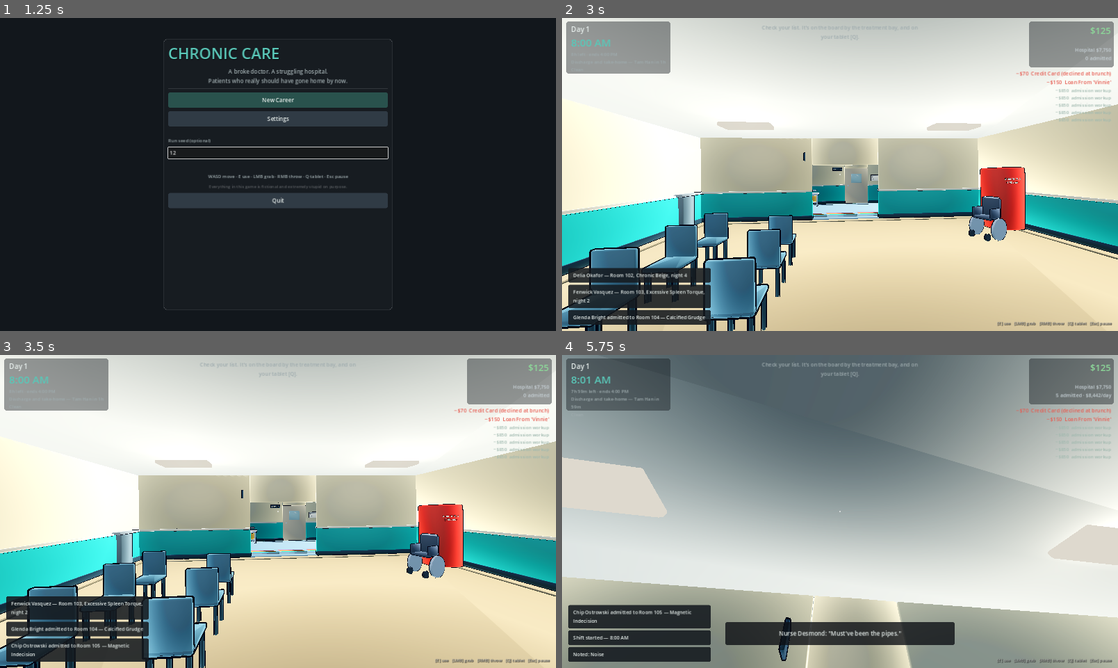
Above: before the commit, frames 1-4 (two rows, left to right).
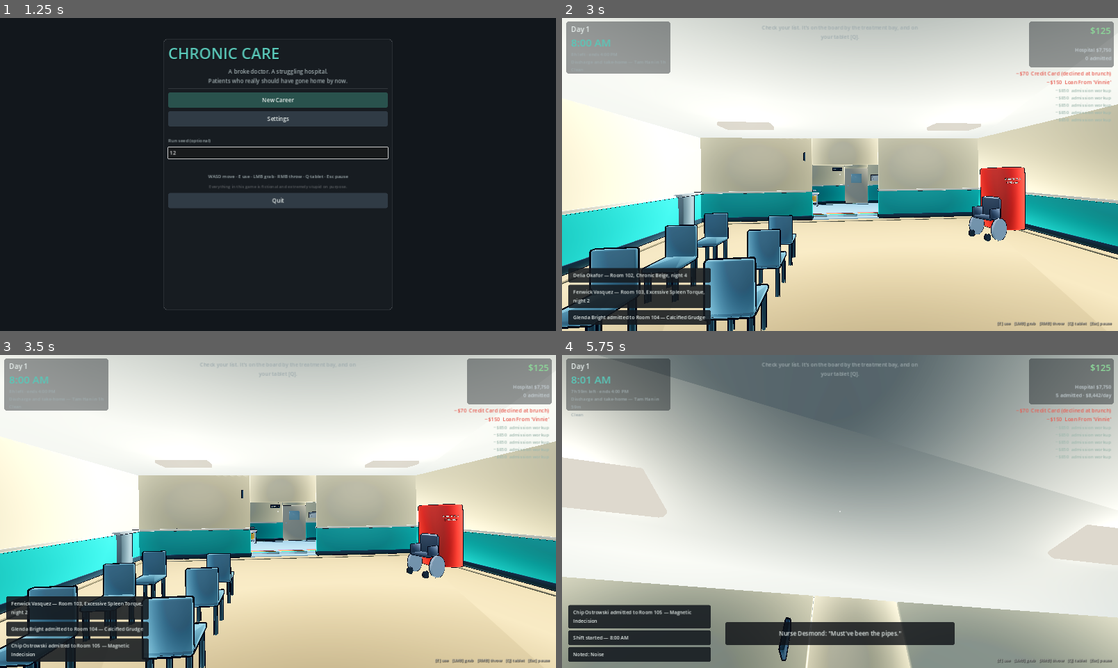
Above: after the commit, the same moments.

Repository: masonobegi/crypts-of-chaos
Game: Godot game, scene res://scenes/Boot.tscn
The game is run twice, just before and just after one commit, with the same random seed, the same clock (stepped at 60 frames per second) and the same inputs.
Inputs (mouse positions are in pixels of both pictures, inside the frame that each line leads up to):
- Up to frame 1 (1.25 s): click (278, 152) at 0.52 s; type "12" at 0.6 s
- Up to frame 2 (3 s): click "New Career" at 1.25 s; click "Read the morning brief" at 2 s; click "Clock in" at 2.75 s
- Up to frame 3 (3.5 s): no input
- Up to frame 4 (5.75 s): move the mouse to (867, 511) at 3.52 s; hold E (interact) 3.53-4.28 s; hold W (move_forward) from 3.53 s (still down); tap Space (jump) at 3.77, 4.52 s; tap Shift (sprint) at 3.8, 4.35 s; move the mouse to (812, 511) at 4.27 s; tap E (interact) at 4.55 s; move the mouse to (851, 505) at 5.02 s; hold Shift (sprint) from 5.03 s (still down); tap T (chart) at 5.1 s

Frame 1 is identical in both runs. In frame 2, 0.3% of the frame differs, in the area x 45-76%, y 46-65%; in frame 3, 0.3%; in frame 4, 19%, in the area x 0-45%, y 0-64%.

Commit message:
The machine now does something to somebody

Diff:
--- a/scripts/npc/patient_npc.gd
+++ b/scripts/npc/patient_npc.gd
@@ -41,6 +41,7 @@
 		p_bed.occupant = self
 
 func _physics_process(delta: float) -> void:
+	_tick_cycle(delta)
 	_hold_bed_pose(delta)
 	super._physics_process(delta)
 	_timer -= delta
@@ -88,6 +89,52 @@
 		return
 	set_asleep(RNG.chance("patient_sleep", float(
 		SLEEP_CHANCE.get(GameState.shift_kind, 0.06))))
+
+## Being in a machine cycle, from the patient's side.
+##
+## The treatment used to happen entirely on the doctor's side of the room: a
+## button, a noise, a toast. The person it was being done TO did nothing at all,
+## which made the whole act read as operating equipment rather than as treating
+## somebody. They twitch for the length of the cycle now, harder the further the
+## dial is from where it should be, and they say something about it — which is
+## also the honest tell, because a patient noticing is how this gets reported.
+var _cycle_t := 0.0
+var _cycle_strength := 0.0
+
+func undergo_cycle(seconds: float, deviation: int) -> void:
+	_cycle_t = maxf(seconds, 0.3)
+	# Capped low. Startle drives an arm flail, and re-applying it every frame
+	# for two and a half seconds took a patient from "shuddering" to "windmilling
+	# both arms over their head in bed" — which is funny once and looks broken
+	# every time after that.
+	_cycle_strength = clampf(0.14 + float(deviation) * 0.06, 0.14, 0.38)
+	wake_up()
+	startle(minf(0.35 + float(deviation) * 0.18, 1.0))
+	if deviation >= 3:
+		say(String(RNG.pick("cycle_bark_bad", [
+			"That is — that is a LOT.",
+			"Ow. Ow, that's — is it meant to do that?",
+			"Turn it down. Turn it DOWN.",
+			"I can feel that in my back teeth.",
+		])), 3.0)
+	elif deviation >= 1:
+		say(String(RNG.pick("cycle_bark_off", [
+			"Hm. That's warmer than last time.",
+			"Is that the usual setting?",
+			"Oh. That's new.",
+		])), 2.6)
+	elif RNG.chance("cycle_bark_ok", 0.4):
+		say(String(RNG.pick("cycle_bark_ok_line", [
+			"Oh, that's the good one.", "Mm. That's better.", "That's the one, yes.",
+		])), 2.4)
+
+func _tick_cycle(delta: float) -> void:
+	if _cycle_t <= 0.0:
+		return
+	_cycle_t = maxf(0.0, _cycle_t - delta)
+	# Re-applied every frame rather than set once: startle decays, and what this
+	# wants is a sustained shudder for as long as the machine is running.
+	startle(_cycle_strength * delta * 1.6)
 
 func set_asleep(v: bool) -> void:
 	if asleep == v:
--- a/scripts/world/machine.gd
+++ b/scripts/world/machine.gd
@@ -38,6 +38,16 @@
 var _dial_settle := 1.0
 var _announced_dial := -1
 
+## The cycle. `_cycle_t` counts DOWN while the machine is working.
+var _emitter: Node3D = null
+var _glow: MeshInstance3D = null
+var _beam_light: OmniLight3D = null
+var _motes: Array[MeshInstance3D] = []
+var _cycle_t := 0.0
+var _cycle_len := 0.0
+var _cycle_dev := 0
+var _cycle_target: Node3D = null
+
 func build(disp: String) -> void:
 	fixture_name = disp
 	var body := Build.mat(Color(0.86, 0.88, 0.90))
@@ -63,6 +73,37 @@
 	_dial_label = Build.label3d("5", 0.14, Color(1, 1, 1), false)
 	_dial_label.position = Vector3(-0.32, 0.78, 0.41)
 	add_child(_dial_label)
+
+	# The emitter: the part that points at the patient and does the thing.
+	# There was no such part. A treatment was three seconds of holding a button
+	# followed by a line of text, and the single most important act in the game
+	# had no physical presence at all — you could not have pointed at the moment
+	# it happened.
+	_emitter = Node3D.new()
+	_emitter.position = Vector3(0, 1.05, 0.42)
+	add_child(_emitter)
+	var horn := Build.mi(Build.cyl_mesh(0.13, 0.22, 12),
+		Build.mat(Color(0.62, 0.66, 0.70), 0.4, 0.2), Vector3(0, 0, 0.11))
+	horn.rotation.x = PI * 0.5
+	_emitter.add_child(horn)
+	_glow = Build.mi(Build.sphere_mesh(0.085), Build.unshaded(Color(0.5, 0.95, 0.8)),
+		Vector3(0, 0, 0.20))
+	_glow.visible = false
+	_emitter.add_child(_glow)
+	_beam_light = OmniLight3D.new()
+	_beam_light.omni_range = 2.4
+	_beam_light.light_energy = 0.0
+	_beam_light.shadow_enabled = false
+	_emitter.add_child(_beam_light)
+
+	# Six motes that travel from the horn to whatever is in front of it. Cheap,
+	# and the difference between "a machine is on" and "a machine is doing
+	# something TO somebody".
+	for i in 6:
+		var mote := Build.mi(Build.sphere_mesh(0.018), Build.unshaded(Color(0.6, 1.0, 0.85)))
+		mote.visible = false
+		_emitter.add_child(mote)
+		_motes.append(mote)
 	_refresh()
 
 # ------------------------------------------------------------------ display
@@ -185,7 +226,82 @@
 	var pr := _prompt_for(player, held)
 	EventBus.interact_prompt.emit(String(pr[0]), String(pr[1]))
 
+## Start the visible cycle. Called by the run button the moment the hold
+## completes, and it runs for a second and a half AFTER the treatment has
+## already been applied — because standing next to a machine that is obviously
+## working is the exposure, and a treatment that resolves the instant you let go
+## of the button has no exposure in it at all.
+func begin_cycle(seconds: float, deviation: int, target: Node3D) -> void:
+	_cycle_len = maxf(seconds, 0.4)
+	_cycle_t = _cycle_len
+	_cycle_dev = absi(deviation)
+	_cycle_target = target
+	if _glow:
+		_glow.visible = true
+
+func is_running() -> bool:
+	return _cycle_t > 0.0
+
+## The colour of the whole event. Green at the prescribed setting, amber as it
+## drifts, red at the extremes — the same three-step language the lamp already
+## speaks, so nothing new has to be learned to read it.
+func _cycle_colour() -> Color:
+	if _cycle_dev >= 4:
+		return Color(1.0, 0.38, 0.30)
+	if _cycle_dev >= 2:
+		return Color(1.0, 0.74, 0.24)
+	return Color(0.50, 0.98, 0.78)
+
+func _tick_cycle(delta: float) -> void:
+	if _cycle_t <= 0.0:
+		return
+	_cycle_t = maxf(0.0, _cycle_t - delta)
+	var phase: float = 1.0 - (_cycle_t / maxf(_cycle_len, 0.001))
+	var col := _cycle_colour()
+	# A wobble that gets faster and rougher the further the dial is from where
+	# it should be. Nothing says so; it is just harder to stand next to.
+	var rough: float = 1.0 + float(_cycle_dev) * 0.8
+	var pulse: float = 0.55 + 0.45 * sin(phase * TAU * (2.0 + rough))
+
+	if _glow:
+		_glow.visible = true
+		_glow.material_override = Build.unshaded(col)
+		var sc: float = 0.7 + pulse * (0.5 + float(_cycle_dev) * 0.12)
+		_glow.scale = Vector3.ONE * sc
+	if _beam_light:
+		_beam_light.light_color = col
+		_beam_light.light_energy = pulse * (0.9 + float(_cycle_dev) * 0.16)
+
+	# Motes travel out of the horn towards whoever is in front of it, on
+	# staggered offsets so they read as a stream rather than a pulse.
+	var reach := 1.1
+	if _cycle_target != null and is_instance_valid(_cycle_target) and _emitter != null:
+		reach = clampf(_emitter.global_position.distance_to(
+			_cycle_target.global_position), 0.5, 1.7)
+	for i in _motes.size():
+		var m: MeshInstance3D = _motes[i]
+		var t: float = fposmod(phase * (1.4 + rough * 0.25) + float(i) / float(_motes.size()), 1.0)
+		m.visible = true
+		m.material_override = Build.unshaded(col)
+		var wob: float = sin(t * TAU * 2.0 + float(i)) * 0.022 * float(1 + _cycle_dev)
+		m.position = Vector3(wob, wob * 0.6, 0.22 + t * reach)
+		m.scale = Vector3.ONE * (1.0 - t * 0.55)
+
+	if _cycle_t <= 0.0:
+		_end_cycle()
+
+func _end_cycle() -> void:
+	if _glow:
+		_glow.visible = false
+		_glow.scale = Vector3.ONE
+	if _beam_light:
+		_beam_light.light_energy = 0.0
+	for m in _motes:
+		m.visible = false
+	_cycle_target = null
+
 func _process(delta: float) -> void:
+	_tick_cycle(delta)
 	# A panel left hanging open is a panel somebody will notice. It shuts itself
 	# once you have walked away from it.
 	if _panel_open:
--- a/scripts/world/run_button.gd
+++ b/scripts/world/run_button.gd
@@ -31,10 +31,24 @@
 	if p == null:
 		EventBus.toast.emit("The cycle runs. There is nobody in it.", "info")
 		AudioMgr.play_at_var("machine_on", global_position, -14.0)
+		machine.begin_cycle(1.6, 0, null)
 		return
 	# Straight into the world. No modal, nothing paused: the machine makes its
 	# noise, the patient reacts where you can see them, and whoever is standing
 	# in the doorway gets to watch you do it.
+	#
+	# The cycle is started BEFORE the treatment resolves and outlasts it by a
+	# second and a half. That gap is the whole point: a machine that finishes
+	# the instant you let go of the button costs you nothing to use, and the
+	# exposure in this game is the time you spend standing next to one that is
+	# obviously working.
+	var body = null
+	var ps = get_tree().get_first_node_in_group("patient_system")
+	if ps != null:
+		body = ps.get_body(p.id)
+	machine.begin_cycle(2.4, machine.dial - machine.prescribed, body)
+	if body != null and body.has_method("undergo_cycle"):
+		body.undergo_cycle(2.4, absi(machine.dial - machine.prescribed))
 	ts.run_machine(machine, p)
 	var rs = get_tree().get_first_node_in_group("records_system")
 	if rs:
--- a/tests/shot_impl.gd
+++ b/tests/shot_impl.gd
@@ -172,6 +172,9 @@
 	# Down the bed from the foot the headboard is between the camera and the
 	# patient (it is 1.06 x 0.5 and sits at z -1.05), and off to one side you
 	# get the back of a head behind an IV stand.
+	# The machine mid-cycle, dialled well past the prescribed setting: the one
+	# act the whole game is about, which nothing had ever photographed.
+	["04c_cycle", Vector3(5.6, 1.5, 8.2), Vector3(3.4, 1.15, 9.9), "cycle"],
 	["04b_bedside", Vector3(5.1, 1.68, 8.8), Vector3(3.05, 1.14, 9.9)],
 	["05_nurses_station", Vector3(15.0, 1.7, -1.5), Vector3(15.0, 1.2, -7.0)],
 	["06_treatment_bay", Vector3(24.0, 1.7, -2.0), Vector3(24.0, 1.3, -9.0)],
@@ -244,6 +247,35 @@
 	if game != null and game.hospital != null:
 		game.hospital.refresh_fittings()
 
+## Fire a machine cycle in Room 101 and hold it open.
+##
+## The central act of the game is a two-and-a-half second event, and every other
+## shot in this harness is of a room standing still — so the one thing the
+## player spends the game doing had never been photographed at all.
+##
+## Re-triggered every settle frame so the cycle is still running when the
+## shutter opens; without that the shot lands after it has finished and is a
+## picture of a machine doing nothing, which is the state it was already in.
+func _start_a_cycle() -> void:
+	var m = null
+	for f in tree.get_nodes_in_group("fixture"):
+		if f is TreatmentMachine and String(f.room_key) == "ward_101":
+			m = f
+			break
+	if m == null:
+		return
+	m.dial = m.prescribed + 5
+	m._refresh()
+	var body = null
+	if game.patient_system != null:
+		for pt in game.patient_system.active():
+			if String(pt.room) == "ward_101":
+				body = game.patient_system.get_body(pt.id)
+				break
+	m.begin_cycle(3.0, 5, body)
+	if body != null:
+		body.undergo_cycle(3.0, 5)
+
 ## Hand it all back.
 ##
 ## _buy_everything used to be permanent, so every shot after the kitted-out
@@ -294,6 +326,8 @@
 	var shot: Array = SHOTS[index]
 	if shot.size() > 3 and String(shot[3]) == "unlock":
 		_unlock_departments()
+	if shot.size() > 3 and String(shot[3]) == "cycle":
+		_start_a_cycle()
 	if shot.size() > 3 and String(shot[3]) == "kitted":
 		_buy_everything()
 	if shot.size() > 3 and String(shot[3]) == "unkit":
--- a/tests/test_systems.gd
+++ b/tests/test_systems.gd
@@ -1021,3 +1021,56 @@
 	var n := Settings.values.size()
 	Settings.set_value("turbo_mode", true)
 	t.eq(Settings.values.size(), n, "a key that is not in DEFAULTS is not stored")
+
+# ------------------------------------------------------------------ the cycle
+#
+# The central act of the game — running a machine on somebody — used to be a
+# three-second button hold followed by a line of text. Nothing physical
+# happened, on either side of the room. These assert that it does now, and in
+# particular that the machine keeps running after the treatment has resolved,
+# because that gap is the exposure and the exposure is the game.
+
+func test_a_machine_cycle_is_a_visible_event() -> void:
+	var m := TreatmentMachine.new()
+	m.machine_id = "machine_vibe"
+	m.treatment_id = "vibe_stabilize"
+	m.units = "TEST INDEX"
+	m.build("Test Machine")
+	t.ok(not m.is_running(), "a machine at rest is not running")
+	m.begin_cycle(2.0, 0, null)
+	t.ok(m.is_running(), "starting a cycle runs it")
+	m._tick_cycle(0.5)
+	t.ok(m.is_running(), "and it is still going half a second later")
+	m._tick_cycle(2.0)
+	t.ok(not m.is_running(), "and stops when its time is up")
+	m.free()
+
+func test_how_wrong_the_dial_is_changes_what_you_see() -> void:
+	var m := TreatmentMachine.new()
+	m.machine_id = "machine_vibe"
+	m.treatment_id = "vibe_stabilize"
+	m.build("Test Machine")
+	m.begin_cycle(1.0, 0, null)
+	var ok_colour: Color = m._cycle_colour()
+	m.begin_cycle(1.0, 5, null)
+	var bad_colour: Color = m._cycle_colour()
+	t.ok(ok_colour != bad_colour,
+		"a cycle at the prescribed setting does not look like one at the extreme")
+	t.gt(bad_colour.r, ok_colour.r, "and the wrong one is the redder of the two")
+	m.free()
+
+func test_the_patient_is_in_the_room_for_it() -> void:
+	var b := PatientNPC.new()
+	t.near(b._cycle_t, 0.0, 0.001, "nobody is mid-treatment to begin with")
+	b.undergo_cycle(2.0, 4)
+	t.gt(b._cycle_t, 0.0, "being in a cycle is a state the patient is in")
+	var gentle := PatientNPC.new()
+	gentle.undergo_cycle(2.0, 0)
+	# Relative, not absolute. The first version of this asserted a magnitude
+	# (> 0.6) and went red the first time the shake was tuned down — which is
+	# a test measuring a tuning value rather than the behaviour it is there for.
+	# What matters is that being further from the prescribed setting is worse.
+	t.gt(b._cycle_strength, gentle._cycle_strength * 1.4,
+		"a badly-set cycle shakes them meaningfully harder than a correct one")
+	b.free()
+	gentle.free()
Not shown, changed: PROGRESS_LOG.md
